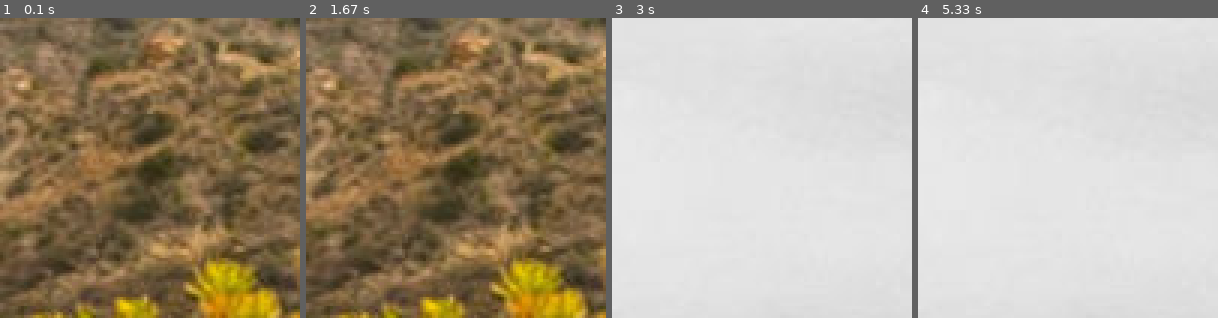
Above: before the commit, frames 1-4 (left to right).
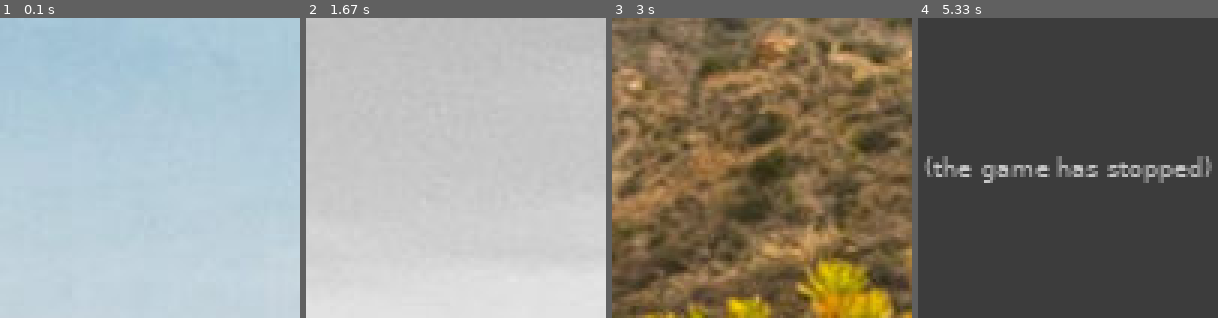
Above: after the commit, the same moments.

Repository: olakiril/Python
Game: pygame game, started from test.py
Same seed, same stepped clock (60 frames per second), same inputs: the game is played once before the commit and once after it.
Inputs:
- Up to frame 1 (0.1 s): no input
- Up to frame 2 (1.67 s): no input
- Up to frame 3 (3 s): no input
- Up to frame 4 (5.33 s): no input

The runs differ from the first frame. In frame 1, 100% of the frame differs, in the area x 0-100%, y 0-100%; in frame 2, 100%; in frame 3, 100%; in frame 4, 100%.
After the commit the program exited at 3.33 s; later frames show no game.

Commit message:
new python files

Diff:
--- a/licker.py
+++ b/licker.py
@@ -2,6 +2,7 @@
 # import sys
 # import termios
 # import fcntl
+import pygame
 
 class licker:
     """ this class handles the licks
--- a/state.py
+++ b/state.py
@@ -2,8 +2,9 @@
 timer = timer()
 import numpy as np
 from licker import *
-from subj import Sessions, Trials, Licks
+#from subj import Sessions, Trials, Licks
 from stimulus import *
+import pygame
 
 # Set Parameters
 w = 100
@@ -28,8 +29,8 @@
 
 # Datajoin stuff
 timer.start()
-session = dict(mouse_id=1, session_tmst=timer.start_time)
-Sessions().insert1(session)
+#session = dict(mouse_id=1, session_tmst=timer.start_time)
+#Sessions().insert1(session)
 
 # Initialize other settings
 stim.init_block()
@@ -42,8 +43,8 @@
     for istim in range(stim.block_sz):
         index = stim.init_trial()
         corr_resp = ALL_resp[index] == 1
-        trial_key = dict(trial_tmst=timer.time())
-        Trials().insert1(dict(session, **trial_key))
+ #       trial_key = dict(trial_tmst=timer.time())
+ #       Trials().insert1(dict(session, **trial_key))
 
         # Show Stimulus
         stim.show()
@@ -52,8 +53,8 @@
         timer.start()
         while timer.elapsed_time() < RP:  # response period
             if licker().lick():
-                lick_key = dict(lick_tmst=timer.time())
-                Licks().insert1(dict(session, **lick_key))
+ #               lick_key = dict(lick_tmst=timer.time())
+ #               Licks().insert1(dict(session, **lick_key))
                 print('Correct!' if corr_resp else 'Wrong')
                 break
         else:  # no lick case
@@ -62,8 +63,8 @@
         timer.start()
         while timer.elapsed_time() < ITI:
             if licker().lick():
-                lick_key = dict(lick_tmst=timer.time())
-                Licks().insert1(dict(session, **lick_key))
+  #              lick_key = dict(lick_tmst=timer.time())
+          #      Licks().insert1(dict(session, **lick_key))
                 timer.start()
                 print('wait!')
 
--- a/test.py
+++ b/test.py
@@ -12,19 +12,25 @@
 ALL_images = GO_images + NOGO_images
 ALL_resp = np.concatenate([GO_resp, NOGO_resp])
 
+pygame.init()
+clock = pygame.time.Clock()
+FPS = 60
 s = stimulus(ALL_images)
 s.init_block()
 
-stimes = np.zeros(2000)
-etimes = np.zeros(2000)
-for itrial in range(2000):
+stimes = np.zeros(200)
+etimes = np.zeros(200)
+for itrial in range(200):
     stimes[itrial] = time.time()
     s.init_trial()
     s.show()
-    # s.unshow()
+    clock.tick(FPS)
+    s.unshow()
     etimes[itrial] = time.time()
 
 times = etimes - stimes
 s.close()
 
-pyplot.hist(times,200)
+
+pyplot.hist(times,100)
+pyplot.show()
--- /dev/null
+++ b/testvideo2.py
@@ -0,0 +1,25 @@
+import pyglet
+vidPath="C:/Users/M/Desktop/test5.mov"
+window = pyglet.window.Window()
+player = pyglet.media.Player()
+source = pyglet.media.StreamingSource()
+MediaLoad = pyglet.media.load(vidPath)
+
+player.queue(MediaLoad)
+player.play()
+
+@player.event
+def on_eos():
+    print('video end')
+
+@window.event
+def on_draw():
+    window.clear()
+    if player.source and player.source.video_format:
+        player.get_texture().blit(0,0)
+
+@window.event
+def on_mouse_press():
+    window.close()
+
+pyglet.app.run()
--- /dev/null
+++ b/testvideo3.py
@@ -0,0 +1,46 @@
+import pygame
+from moviepy.video.io.VideoFileClip import VideoFileClip
+from mediadecoder.decoder import Decoder
+FPS = 30
+
+pygame.init()
+pygame.mixer.quit
+
+clock = pygame.time.Clock()
+Decoder.load_media(Decoder,'C:/Users/M/Desktop/test5.mov')
+# movie = VideoFileClip("C:/Users/M/Desktop/test5.mov")
+# movie = pygame.movie.Movie('C:/Users/M/Desktop/test4.mpg')
+# screen = pygame.display.set_mode(movie.get_size(), pygame.NOFRAME)
+screen = pygame.display.set_mode(Decoder.clip.size())
+
+
+
+background = pygame.Surface(Decoder.clip.size())
+screen.blit(background,(0,0))
+pygame.display.update()
+screen
+movie_screen = pygame.Surface(Decoder.clip.size()).convert()
+
+movie.set_display(movie_screen)
+
+Decoder.play()
+
+
+playing = True
+# for i in range(1, 100):
+#while clock.get_time() < movie.get_time():
+while playing:
+    for event in pygame.event.get():
+        if event.type == pygame.QUIT:
+            Decoder.stop()
+            playing = False
+            pygame.display.quit()
+
+    screen.blit(movie_screen,(0,0))
+    pygame.display.update()
+    # clock.tick(FPS)
+
+#movie.stop()
+#playing = False
+#pygame.display.quit()
+pygame.quit()
--- /dev/null
+++ b/videotest.py
@@ -0,0 +1,45 @@
+import pygame
+
+FPS = 60
+
+pygame.init()
+pygame.mixer.quit
+
+clock = pygame.time.Clock()
+# movie = pygame.movie.Movie('C:/Users/M/Documents/ffmpeg/bin/test2.mpg')''
+movie =
+# movie = pygame.movie.Movie('C:/Users/M/Desktop/test4.mpg')
+# screen = pygame.display.set_mode(movie.get_size(), pygame.NOFRAME)
+screen = pygame.display.set_mode(movie.get_size())
+
+
+
+background = pygame.Surface(movie.get_size())
+screen.blit(background,(0,0))
+pygame.display.update()
+screen
+movie_screen = pygame.Surface(movie.get_size()).convert()
+
+movie.set_display(movie_screen)
+
+movie.play()
+
+
+playing = True
+# for i in range(1, 100):
+#while clock.get_time() < movie.get_time():
+while playing:
+    for event in pygame.event.get():
+        if event.type == pygame.QUIT:
+            movie.stop()
+            playing = False
+            pygame.display.quit()
+
+    screen.blit(movie_screen,(0,0))
+    pygame.display.update()
+    clock.tick(FPS)
+
+#movie.stop()
+#playing = False
+#pygame.display.quit()
+pygame.quit()
Not shown, added: RP2 touchscreen setup.docx
Not shown, added: obj1.avi
Not shown, added: obj1.mov
Not shown, added: v1.mpg
